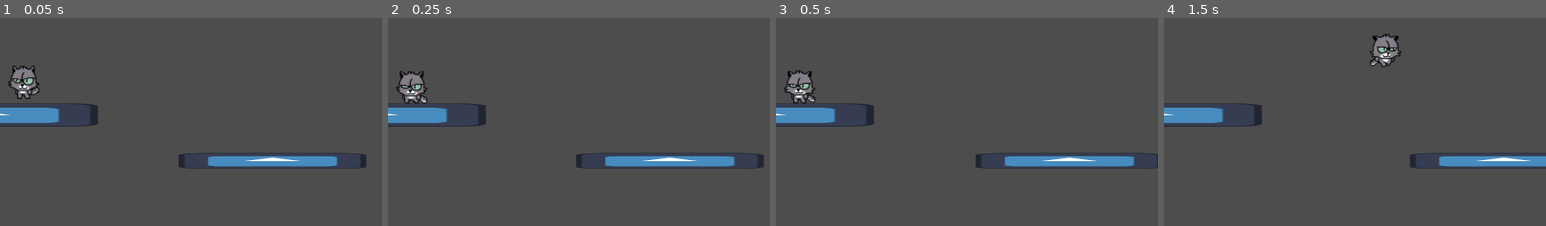
Above: before the commit, frames 1-4 (left to right).
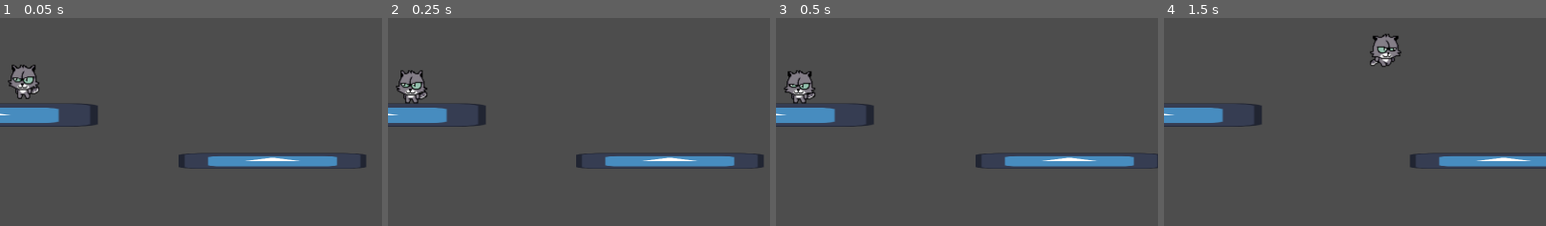
Above: after the commit, the same moments.

Repository: firesmoker/bubble07
Game: Godot game, scene res://scenes/game.tscn
The game is run twice, just before and just after one commit, with the same random seed, the same clock (stepped at 60 frames per second) and the same inputs. The engine's default icon, where the game draws it, is replaced by a stand-in: a white triangle on a blue panel in a dark square.
Inputs (mouse positions are % of the whole screen's width and height, from its top left):
- Up to frame 1 (0.05 s): no input
- Up to frame 2 (0.25 s): no input
- Up to frame 3 (0.5 s): no input
- Up to frame 4 (1.5 s): move the mouse to (72, 45) at 0.52 s; hold D (right) from 0.53 s (still down); tap Space (attack) at 0.6 s; tap W (jump) at 0.77 s; move the mouse to (30, 55) at 1.27 s; click (30, 55) at 1.35 s
The pictures show only the part of the screen within x 10-60%, y 24-74%; the shares and areas given below are measured in that part.

The runs differ from the first frame. In frame 1, 0.4% of the frame differs, in the area x 2-11%, y 22-39%; in frame 2, 0.6%, in the area x 2-11%, y 25-42%; in frame 3, less than 0.1%; in frame 4, nothing differs.

Commit message:
cat new idle

Diff:
--- a/scenes/catplayer.tscn
+++ b/scenes/catplayer.tscn
@@ -140,6 +140,6 @@
 sprite_frames = SubResource("SpriteFrames_p07ug")
 animation = &"idle"
 autoplay = "idle"
-frame_progress = 0.924128
+frame_progress = 0.00519214
 
 [connection signal="body_entered" from="BubbleDamager" to="BubbleDamager" method="_on_body_entered"]
Binary file changed: assats/CatIdle-Sheet.png
Not shown, changed: assats/CatIdle-Sheet.png.import
Not shown: 3 places in scenes/catplayer.tscn that only renumber resources
Not shown: 1 places in scenes/game.tscn that only renumber resources
